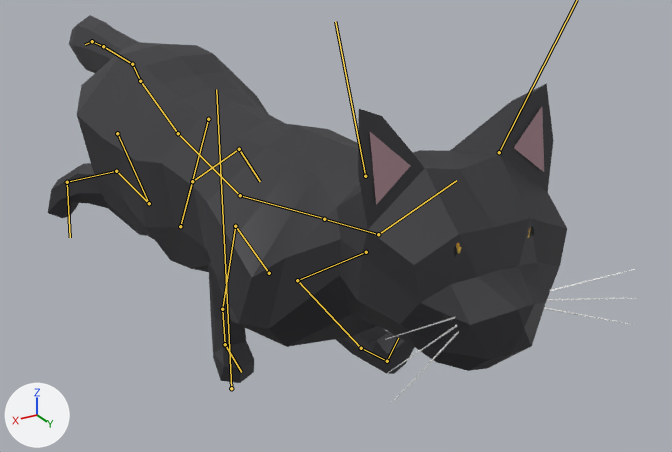
One commit to the FBX model Draho/Assets/_Draho/Art/Cat/Drahomil.fbx: the scene before it, then after it.
Both versions are drawn from a camera (50 mm lens) standing at (0.231, 0.537, 0.309) and looking at (-0.078, 0.023, 0.052). Every picture has the same lights, and +X, +Y and +Z are marked at lower left. The older version comes first. Both versions are drawn at frame 27 of the action 'DrahomilRig|CrouchWalk'; the numbers are the values there. The bones that bend it are drawn over the model as lines.

The first picture shows 'DrahomilBody'.
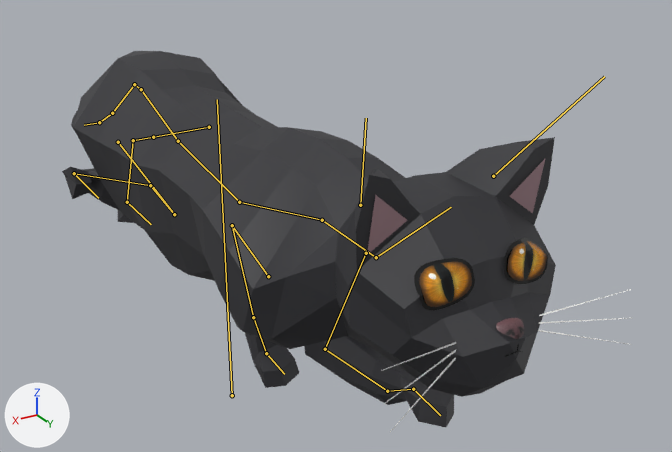
Pixel boxes [x1, y1, x2, y2] of what changed, in the pictures (672 x 452 px):
'DrahomilBody', posed
    before: [48, 15, 635, 403]
    after: [62, 51, 632, 432]
bone 'Root', root to tip
    before: (231, 388) to (216, 89)
    after: (232, 395) to (217, 99)
bone 'Hips', root to tip
    before: (140, 81) to (178, 133)
    after: (141, 89) to (178, 141)
bone 'Chest', root to tip
    before: (240, 195) to (322, 218)
    after: (239, 202) to (320, 219)
bone 'Neck', root to tip
    before: (324, 219) to (378, 234)
    after: (322, 220) to (376, 257)
bone 'Head', root to tip
    before: (378, 234) to (456, 180)
    after: (376, 257) to (451, 207)
bone 'Ear.R', root to tip
    before: (365, 176) to (335, 21)
    after: (360, 205) to (366, 118)
bone 'Ear.L', root to tip
    before: (499, 152) to (577, 0)
    after: (493, 176) to (604, 76)
bone 'UpperArm.R', root to tip
    before: (269, 273) to (235, 226)
    after: (268, 276) to (232, 225)
bone 'Forearm.R', root to tip
    before: (235, 226) to (222, 309)
    after: (232, 225) to (253, 317)
bone 'UpperArm.L', root to tip
    before: (366, 252) to (297, 280)
    after: (366, 253) to (325, 349)
bone 'Forearm.L', root to tip
    before: (297, 280) to (361, 348)
    after: (325, 349) to (387, 391)
bone 'Fingers.L', root to tip
    before: (387, 361) to (398, 338)
    after: (413, 389) to (440, 415)
bone 'Thigh.L', root to tip
    before: (208, 119) to (180, 226)
    after: (209, 127) to (153, 137)
bone 'Shin.L', root to tip
    before: (180, 226) to (192, 181)
    after: (153, 137) to (133, 140)
bone 'Toe.L', root to tip
    before: (239, 149) to (260, 181)
    after: (127, 202) to (151, 224)
bone 'Tail1', root to tip
    before: (140, 81) to (132, 64)
    after: (141, 89) to (134, 84)
bone 'Tail2', root to tip
    before: (132, 64) to (103, 46)
    after: (134, 84) to (112, 113)
bone 'Tail3', root to tip
    before: (103, 46) to (92, 41)
    after: (112, 113) to (99, 122)
bone 'Tail4', root to tip
    before: (92, 41) to (85, 44)
    after: (99, 122) to (84, 125)
bone 'Thigh.R', root to tip
    before: (117, 133) to (149, 203)
    after: (118, 142) to (174, 214)
bone 'Shin.R', root to tip
    before: (149, 203) to (116, 171)
    after: (174, 214) to (150, 185)
bone 'Toe.R', root to tip
    before: (67, 182) to (70, 237)
    after: (74, 173) to (98, 198)

The change in detail:
Bone 'Root' (bone_root) moves from (0.0, -0.065, 0.0) to (0.0, -0.071, 0.0).
Bone 'Hips' (bone_hips) turns from (0, -1, 0) to (1, -2, 1) degrees about its own x, y and z.
Bone 'Chest' (bone_chest) turns from (0, -1, 0) to (1, 2, 0) degrees about its own x, y and z.
Bone 'Neck' (bone_neck) turns from (-14, 0, 0) to (-29, 0, 0) degrees about its own x, y and z.
Bone 'Head' (bone_head) turns from (17, 0, 0) to (30, 0, 0) degrees about its own x, y and z.
Bone 'Ear.R' (bone_ear_r) turns from (13, 5, 0) to (-11, -4, 1) degrees about its own x, y and z.
Bone 'Ear.R' (bone_ear_r) is rescaled from (1.0, 1.02, 0.98) to (0.99, 0.95, 1.06).
Bone 'Ear.L' (bone_ear_l) turns from (14, -4, 0) to (-11, 3, -1) degrees about its own x, y and z.
Bone 'Ear.L' (bone_ear_l) is rescaled from (1.0, 1.02, 0.98) to (1.0, 0.95, 1.06).
Bone 'UpperArm.R' (bone_upperarm_r) turns from (-64, 8, 9) to (-67, 5, 13) degrees about its own x, y and z.
Bone 'Forearm.R' (bone_forearm_r) turns from (49, 5, -12) to (69, 3, -3) degrees about its own x, y and z.
Bone 'UpperArm.L' (bone_upperarm_l) turns from (-30, 0, -6) to (9, 7, -10) degrees about its own x, y and z.
Bone 'Forearm.L' (bone_forearm_l) turns from (97, -13, 11) to (80, -3, 3) degrees about its own x, y and z.
Bone 'Fingers.L' (bone_fingers_l) turns from (0, 0, 0) to (-93, 0, 0) degrees about its own x, y and z.
Bone 'Thigh.L' (bone_thigh_l) turns from (12, -2, 17) to (6, 2, -53) degrees about its own x, y and z.
Bone 'Shin.L' (bone_shin_l) turns from (153, 61, -16) to (-12, -1, 8) degrees about its own x, y and z.
Bone 'Toe.L' (bone_toe_l) turns from (0, 0, 0) to (40, 3, -8) degrees about its own x, y and z.
Bone 'Tail1' (bone_tail1) turns from (-3, -1, -1) to (-34, -3, -2) degrees about its own x, y and z.
Bone 'Tail2' (bone_tail2) turns from (-3, 0, -3) to (3, 1, -2) degrees about its own x, y and z.
Bone 'Tail3' (bone_tail3) turns from (-3, 0, -3) to (6, 0, 0) degrees about its own x, y and z.
Bone 'Tail4' (bone_tail4) turns from (-3, 0, -2) to (9, 0, 2) degrees about its own x, y and z.
Bone 'Thigh.R' (bone_thigh_r) turns from (-12, 3, -10) to (-22, 1, 3) degrees about its own x, y and z.
Bone 'Shin.R' (bone_shin_r) turns from (93, -30, 26) to (154, -52, 10) degrees about its own x, y and z.
Bone 'Toe.R' (bone_toe_r) turns from (0, 0, 0) to (15, 30, -128) degrees about its own x, y and z.
